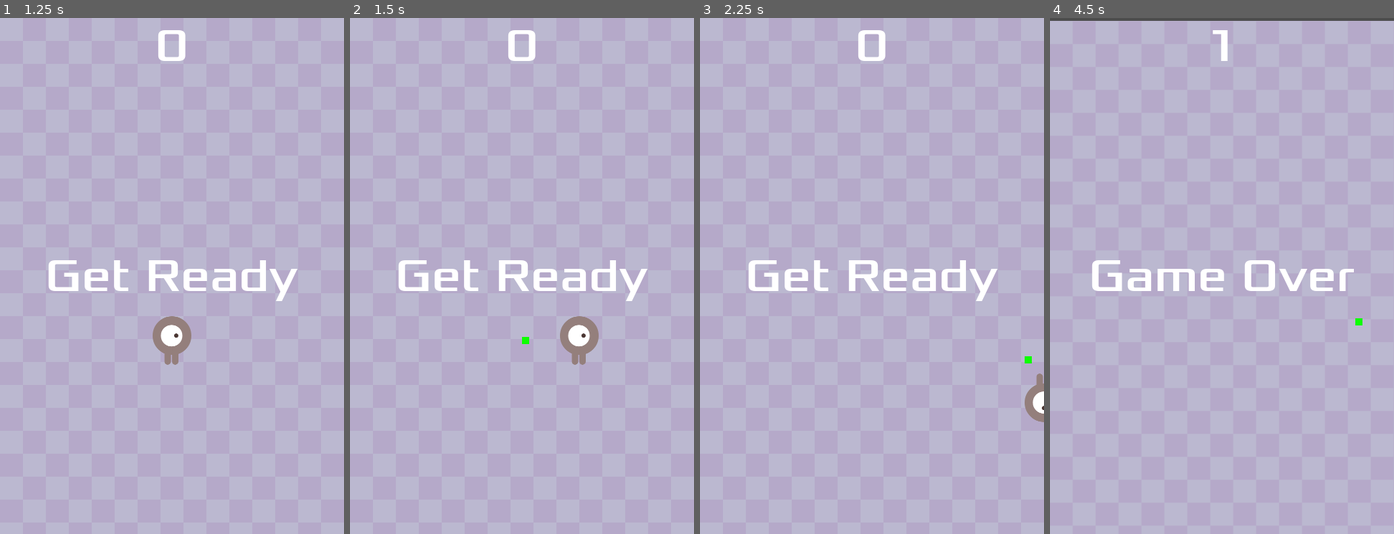
Above: before the commit, frames 1-4 (left to right).
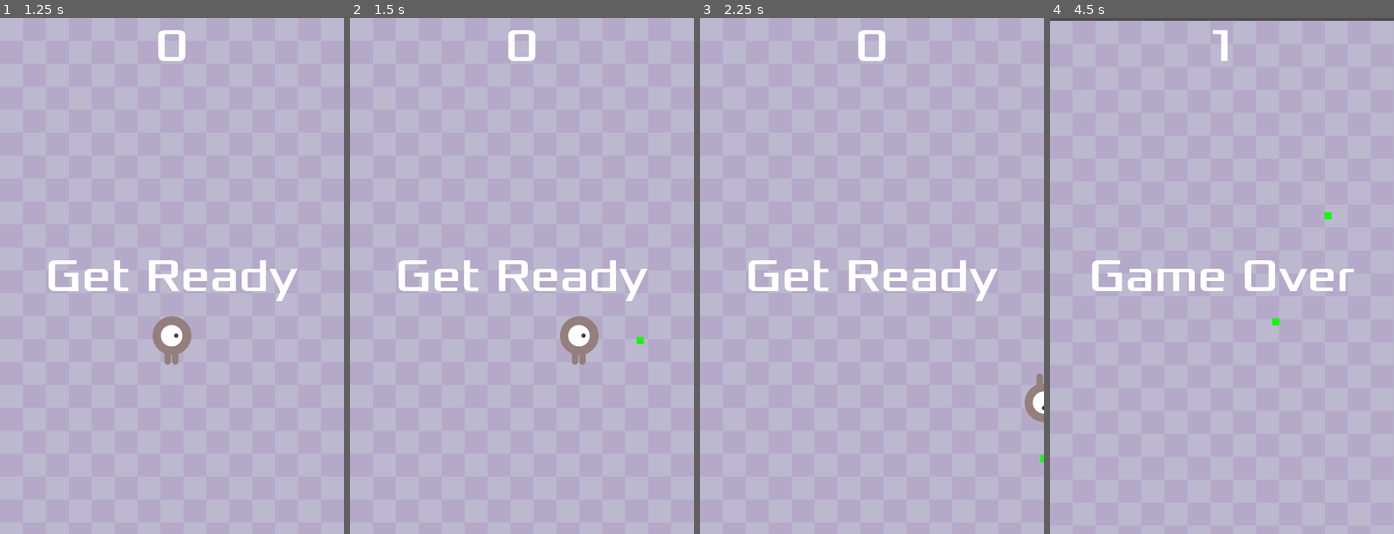
Above: after the commit, the same moments.

Repository: iequalsone/Dodge-the-Creeps
Game: Godot game, scene res://scenes/main.tscn
Same seed, same stepped clock (60 frames per second), same inputs: the game is played once before the commit and once after it.
Inputs:
- Up to frame 1 (1.25 s): click "Start" at 0.5 s
- Up to frame 2 (1.5 s): tap Enter at 1.25 s; hold Right (move_right) from 1.28 s (still down); tap Space (shoot_projectile) at 1.35 s
- Up to frame 3 (2.25 s): release Right (move_right) at 2.03 s; hold Down (move_down) from 2.03 s (still down); tap Space (shoot_projectile) at 2.1 s
- Up to frame 4 (4.5 s): release Down (move_down) at 2.78 s; hold Right (move_right) 2.78-3.53 s; tap Space (shoot_projectile) at 2.85, 3.6, 4.35 s; hold Up (move_up) 3.53-4.28 s; hold Left (move_left) from 4.28 s (still down)

Frame 1 is identical in both runs. In frame 2, less than 0.1% of the frame differs, in the area x 50-86%, y 61-64%; in frame 3, less than 0.1%; in frame 4, less than 0.1%, in the area x 64-91%, y 37-60%.
Error before the commit: Invalid call. Nonexistent function 'die' in base 'Area2D (player.gd)'. (res://scenes/projectile.gd:18)

Commit message:
progress with projectile

Diff:
--- a/project.godot
+++ b/project.godot
@@ -56,6 +56,11 @@
 "events": [Object(InputEventKey,"resource_local_to_scene":false,"resource_name":"","device":-1,"window_id":0,"alt_press …(191 unchanged characters)…
 ]
 }
+exit={
+"deadzone": 0.5,
+"events": [Object(InputEventKey,"resource_local_to_scene":false,"resource_name":"","device":-1,"window_id":0,"alt_pressed":false,"shift_pressed":false,"ctrl_pressed":false,"meta_pressed":false,"pressed":false,"keycode":0,"physical_keycode":4194305,"key_label":0,"unicode":0,"location":0,"echo":false,"script":null)
+]
+}
 
 [rendering]
 
--- a/scenes/projectile.gd
+++ b/scenes/projectile.gd
@@ -4,11 +4,20 @@
 
 @onready var visible_notifier = $VisibleNotifier
 
+var facing_left = false
+
 func _ready() -> void:
 	visible_notifier.connect("screen_exited", _on_screen_exited)
 
 func _physics_process(delta: float) -> void:
-	global_position.x += speed * delta
+	if Global.direction == "right":
+		global_position.x += speed * delta
+	elif Global.direction == "left":
+		global_position.x -= speed * delta
+	elif Global.direction == "down":
+		global_position.y += speed * delta
+	else:
+		global_position.y -= speed * delta
 
 func _on_screen_exited() -> void:
 	queue_free()
--- a/scripts/global.gd
+++ b/scripts/global.gd
@@ -1,3 +1,4 @@
 extends Node
 
 var camera: Camera2D
+var direction: String
--- a/scripts/main.gd
+++ b/scripts/main.gd
@@ -10,7 +10,8 @@
 
 # Called every frame. 'delta' is the elapsed time since the previous frame.
 func _process(delta: float) -> void:
-	pass
+	if Input.is_action_just_pressed("exit"):
+		get_tree().quit()
 
 
 func game_over() -> void:
--- a/scripts/player.gd
+++ b/scripts/player.gd
@@ -22,16 +22,20 @@
 	var velocity = Vector2.ZERO # The player's movement vector.
 
 	if Input.is_action_just_pressed("shoot_projectile"):
-		shoot_projectile(velocity.x < 0)
+		shoot_projectile()
 
 	if Input.is_action_pressed("move_right"):
 		velocity.x += 1
+		Global.direction = "right"
 	if Input.is_action_pressed("move_left"):
 		velocity.x -= 1
+		Global.direction = "left"
 	if Input.is_action_pressed("move_down"):
 		velocity.y += 1
+		Global.direction = "down"
 	if Input.is_action_pressed("move_up"):
 		velocity.y -= 1
+		Global.direction = "up"
 
 	if velocity.length() > 0:
 		velocity = velocity.normalized() * speed
@@ -55,14 +59,20 @@
 	var screen_size = get_viewport_rect().size
 	global_position = global_position.clamp(Vector2(0,0), screen_size)
 
-func shoot_projectile(forward: bool) -> void:
+func shoot_projectile() -> void:
 	var projectile_instance = projectile_scene.instantiate()
 	projectile_container.add_child(projectile_instance)
 	projectile_instance.global_position = global_position
-	if forward:
+
+	if Global.direction == "right":
 		projectile_instance.global_position.x += 80
+	elif Global.direction == "left":
+		projectile_instance.global_position.x -= 80
+	elif Global.direction == "down":
+		projectile_instance.global_position.y += 80
 	else:
-		projectile_instance.global_position.x -= 80
+		projectile_instance.global_position.y -= 80
+
 	# play projectile sound here
 
 func _on_body_entered(body: Node2D) -> void:
